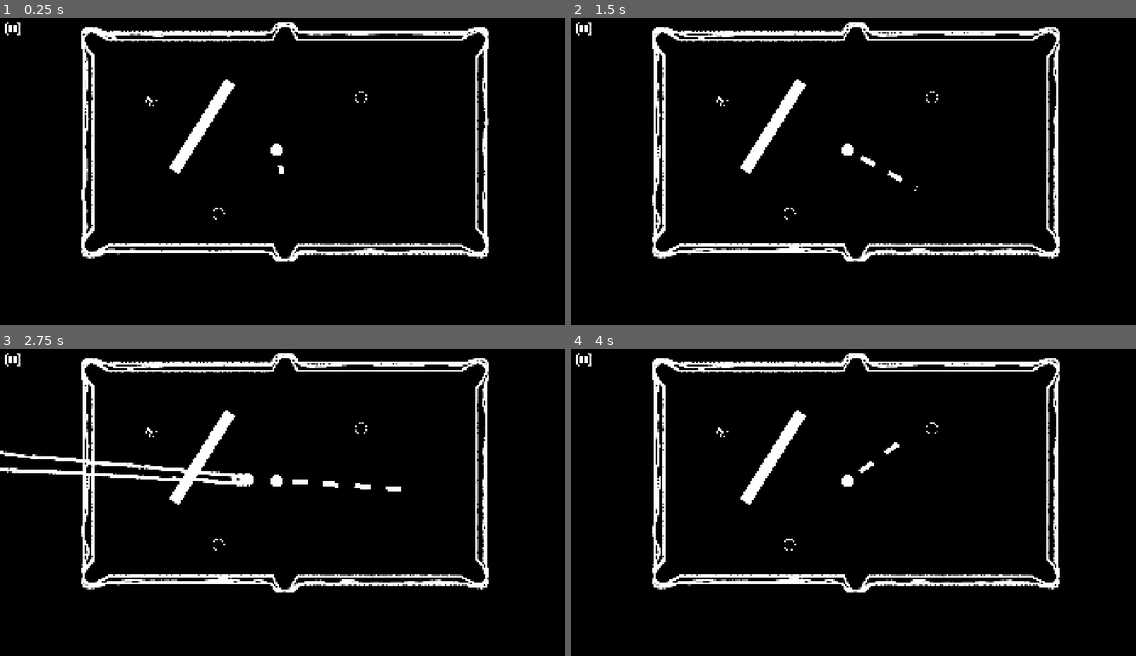
Above: before the commit, frames 1-4 (two rows, left to right).
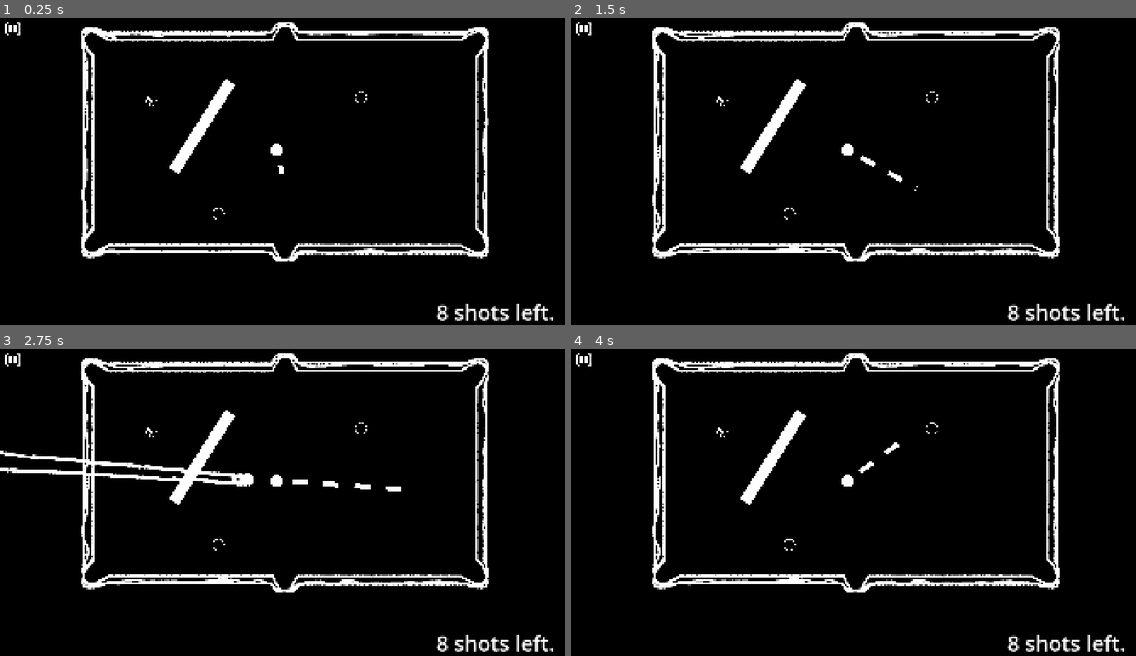
Above: after the commit, the same moments.

Repository: Muirotidua/IMGD1001-Project
Game: Godot game, scene res://scenes/level_three.tscn
Two runs of this game, one before a commit and one after it. Both use one fixed random seed, a clock stepped at 60 frames per second and the inputs below. This scene is started directly instead of the project's main scene.
Inputs (mouse positions are in pixels of both pictures, inside the frame that each line leads up to):
- Up to frame 1 (0.25 s): no input
- Up to frame 2 (1.5 s): click (582, 27) at 0.5 s; click "Restart Level" at 1.25 s
- Up to frame 3 (2.75 s): move the mouse to (406, 490) at 2.02 s; hold Space (ball_hit) from 2.03 s (still down)
- Up to frame 4 (4 s): move the mouse to (740, 520) at 2.77 s; release Space (ball_hit) at 2.78 s; tap I (print_info) at 2.85 s; move the mouse to (910, 434) at 3.52 s; tap Backspace (rewind_shot) at 3.6 s

The runs differ from the first frame. In frame 1, 0.5% of the frame differs, in the area x 77-98%, y 93-99%; in frame 2, 0.5%; in frame 3, 0.5%; in frame 4, 0.5%.
Error before the commit: Invalid assignment of property or key 'text' with value of type 'String' on a base object of type 'null instance'. (res://scripts/level_template.gd:175)

Commit message:
Changed shot counts

Diff:
--- a/global/level_manager.gd
+++ b/global/level_manager.gd
@@ -49,21 +49,21 @@
 	elif level_id == 2 && level2_unlocked:
 		get_tree().change_scene_to_file("res://scenes/level_two.tscn")
 	elif level_id == 3 && level3_unlocked:
-		get_tree().change_scene_to_file("res://scenes/level_template.tscn")
+		get_tree().change_scene_to_file("res://scenes/level_three.tscn")
 	elif level_id == 4 && level4_unlocked:
-		get_tree().change_scene_to_file("res://scenes/level_template.tscn")
+		get_tree().change_scene_to_file("res://scenes/level_select.tscn")
 	elif level_id == 5 && level5_unlocked:
-		get_tree().change_scene_to_file("res://scenes/level_template.tscn")
+		get_tree().change_scene_to_file("res://scenes/level_select.tscn")
 	elif level_id == 6 && level6_unlocked:
-		get_tree().change_scene_to_file("res://scenes/level_template.tscn")
+		get_tree().change_scene_to_file("res://scenes/level_select.tscn")
 	elif level_id == 7 && level7_unlocked:
-		get_tree().change_scene_to_file("res://scenes/level_template.tscn")
+		get_tree().change_scene_to_file("res://scenes/level_select.tscn")
 	elif level_id == 8 && level8_unlocked:
-		get_tree().change_scene_to_file("res://scenes/level_template.tscn")
+		get_tree().change_scene_to_file("res://scenes/level_select.tscn")
 	elif level_id == 9 && level9_unlocked:
-		get_tree().change_scene_to_file("res://scenes/level_template.tscn")
+		get_tree().change_scene_to_file("res://scenes/level_select.tscn")
 	elif level_id == 10 && level10_unlocked:
-		get_tree().change_scene_to_file("res://scenes/level_template.tscn")
+		get_tree().change_scene_to_file("res://scenes/level_select.tscn")
 	else:
 		print("Level does not exist or is not unlocked")
 		pass
--- a/scenes/level_one.tscn
+++ b/scenes/level_one.tscn
@@ -41,12 +41,6 @@
 [node name="Boundary_Table" parent="." instance=ExtResource("2_r4wdr")]
 z_index = -1
 
-[node name="CueBall" parent="." instance=ExtResource("3_bhu28")]
-position = Vector2(977, 478)
-
-[node name="EightBall" parent="." instance=ExtResource("4_5rfim")]
-position = Vector2(974, 708)
-
 [node name="PausedButton" parent="." instance=ExtResource("6_y8ti4")]
 process_mode = 3
 offset_left = 19.0
@@ -70,4 +64,10 @@
 text = "0"
 label_settings = SubResource("LabelSettings_o5wbv")
 
+[node name="CueBall" parent="." instance=ExtResource("3_bhu28")]
+position = Vector2(977, 478)
+
+[node name="EightBall" parent="." instance=ExtResource("4_5rfim")]
+position = Vector2(974, 708)
+
 [connection signal="pressed" from="PausedButton" to="." method="_on_paused_button_pressed"]
--- a/scenes/level_template.tscn
+++ b/scenes/level_template.tscn
@@ -40,12 +40,6 @@
 [node name="Boundary_Table" parent="." instance=ExtResource("1_6lum8")]
 z_index = -1
 
-[node name="CueBall" parent="." instance=ExtResource("1_mm7tu")]
-position = Vector2(970, 294)
-
-[node name="Ball" parent="." instance=ExtResource("4_iw5l3")]
-position = Vector2(1223, 406)
-
 [node name="PausedButton" parent="." instance=ExtResource("6_770am")]
 process_mode = 3
 offset_left = 19.0
@@ -69,4 +63,10 @@
 text = "0"
 label_settings = SubResource("LabelSettings_t0jqh")
 
+[node name="CueBall" parent="." instance=ExtResource("1_mm7tu")]
+position = Vector2(970, 294)
+
+[node name="Ball" parent="." instance=ExtResource("4_iw5l3")]
+position = Vector2(1223, 406)
+
 [connection signal="pressed" from="PausedButton" to="." method="_on_paused_button_pressed"]
--- a/scenes/level_three.tscn
+++ b/scenes/level_three.tscn
@@ -19,12 +19,20 @@
 
 [sub_resource type="StyleBoxEmpty" id="StyleBoxEmpty_t0jqh"]
 
+[sub_resource type="SystemFont" id="SystemFont_un07w"]
+
+[sub_resource type="LabelSettings" id="LabelSettings_oo7w2"]
+font = SubResource("SystemFont_un07w")
+font_size = 72
+
 [sub_resource type="RectangleShape2D" id="RectangleShape2D_l3r28"]
 size = Vector2(358.88858, 39.18946)
 
 [node name="Level_Three" type="Node2D"]
 process_mode = 3
 script = ExtResource("1_s6t3g")
+shot_limit = 8
+level_id = 3
 
 [node name="LevelPaused" parent="." instance=ExtResource("2_oo7w2")]
 visible = false
@@ -37,12 +45,6 @@
 
 [node name="Boundary_Table" parent="." instance=ExtResource("5_d2xrl")]
 z_index = -1
-
-[node name="CueBall" parent="." instance=ExtResource("6_vjni8")]
-position = Vector2(940, 458)
-
-[node name="Ball" parent="." instance=ExtResource("7_jigfk")]
-position = Vector2(514, 292)
 
 [node name="PausedButton" parent="." instance=ExtResource("8_6tqfn")]
 process_mode = 3
@@ -58,6 +60,20 @@
 text = ""
 icon = ExtResource("9_pcq6o")
 flat = true
+
+[node name="ShotCountDisplay" type="Label" parent="."]
+offset_left = 1483.0
+offset_top = 961.0
+offset_right = 1874.0
+offset_bottom = 1068.0
+text = "0"
+label_settings = SubResource("LabelSettings_oo7w2")
+
+[node name="CueBall" parent="." instance=ExtResource("6_vjni8")]
+position = Vector2(940, 458)
+
+[node name="Ball" parent="." instance=ExtResource("7_jigfk")]
+position = Vector2(514, 292)
 
 [node name="PoolBall" parent="." instance=ExtResource("10_oo7w2")]
 position = Vector2(742, 676)
--- a/scenes/level_two.tscn
+++ b/scenes/level_two.tscn
@@ -28,6 +28,8 @@
 [node name="Level_Two" type="Node2D"]
 process_mode = 3
 script = ExtResource("1_1e7uk")
+shot_limit = 8
+level_id = 2
 
 [node name="LevelPaused" parent="." instance=ExtResource("2_ubnpl")]
 visible = false
--- a/scripts/cue_ball.gd
+++ b/scripts/cue_ball.gd
@@ -4,7 +4,6 @@
 @export var lm: float = 20
 @export var rapid_fire: bool = false
 @export var infinite_shots: bool = false
-@export var shot_count = 0
 @export var charge_rate = 40
 # initial shot number that is incremented for each type of shot.
 # when it is greater than number of level shots the level triggers failstate
@@ -15,6 +14,7 @@
 enum BallType{NORMAL, EXPLOSION}
 var ball_type : BallType
 
+@onready var shot_count = 0
 @onready var count_label: Label = $NonRotate/CountLabel
 @onready var pointer: Line2D = $PointerLine
 @onready var pool_cue: PoolStick = $PoolStick
Not shown: 1 places in scenes/level_three.tscn that only renumber resources
